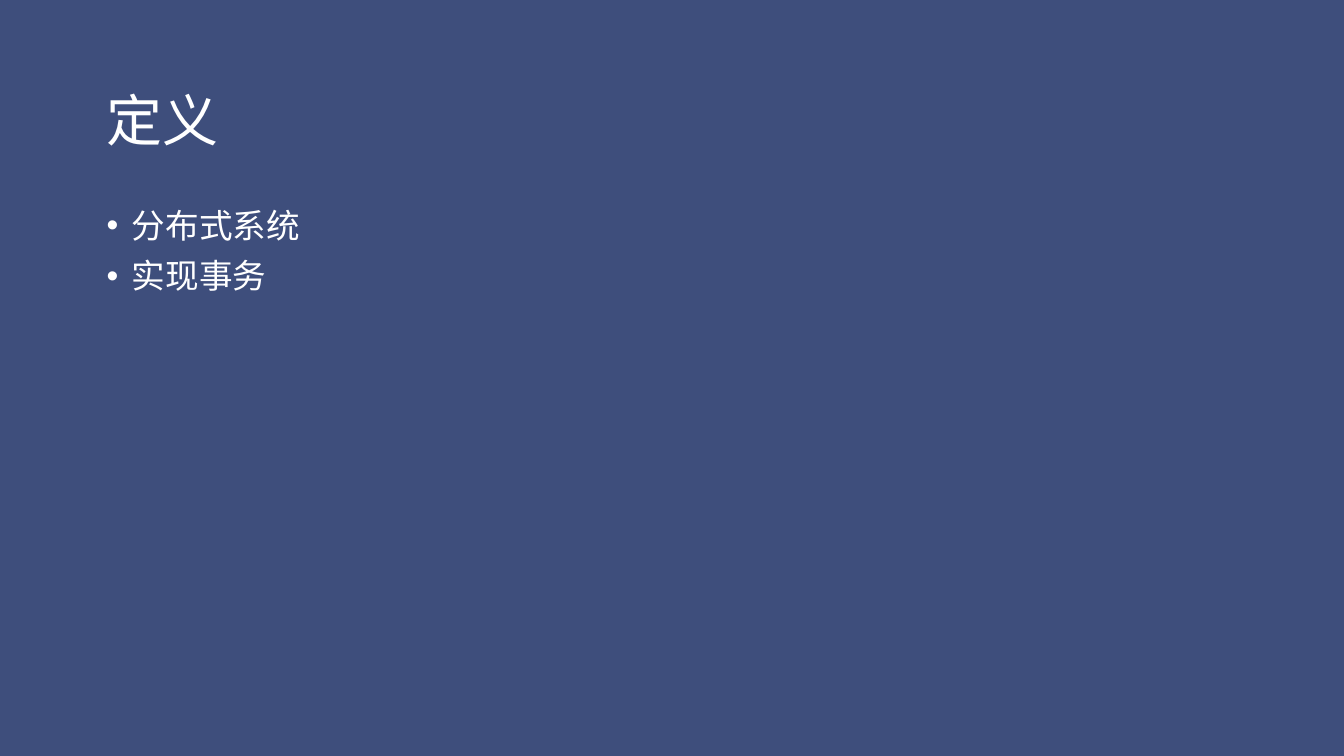
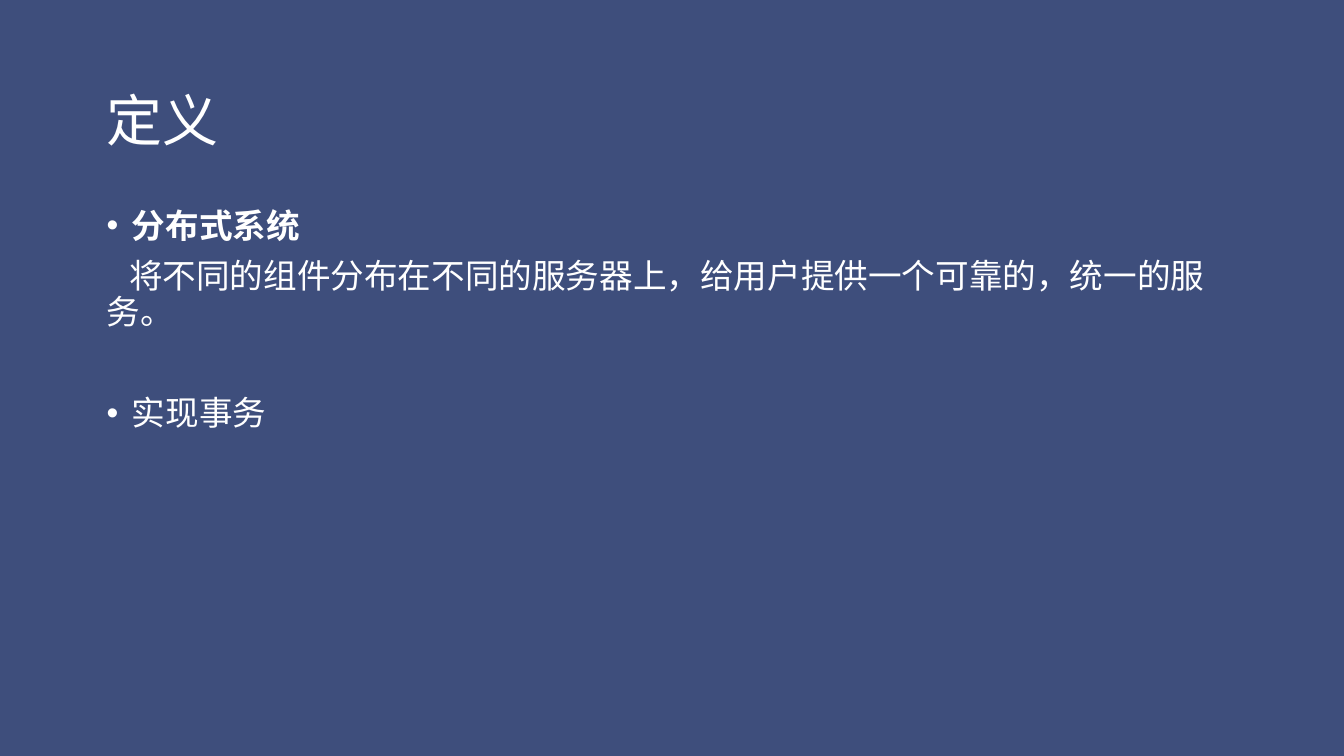
Before and after one commit to jungle0127/springcloudstudy, a slide deck: slide 2 of docs/distributedsystemtransaction.pptx. Drawn at 1344x756 pixels with LibreOffice and Linux fonts; fonts in the diff are those of the drawing. Boxes give left, top, right and bottom in pixels: in the first picture for what was removed or moved away, otherwise in the second. Text is boxed around its words. In the diff, an @@ line names an element or a change of style, - is before the commit and + after.

```diff
--- a/docs/distributedsystemtransaction.pptx
+++ b/docs/distributedsystemtransaction.pptx
@@ text at bbox=[132, 209, 300, 241]: bold on in "分布式系统" @@
@@ text at bbox=[107, 259, 1204, 327]: paragraph added @@
+将不同的组件分布在不同的服务器上，给用户提供一个可靠的，统一的服务。
```
Also in this commit, not shown: 1 other slide changed, 14 slides added, 8 other files.
